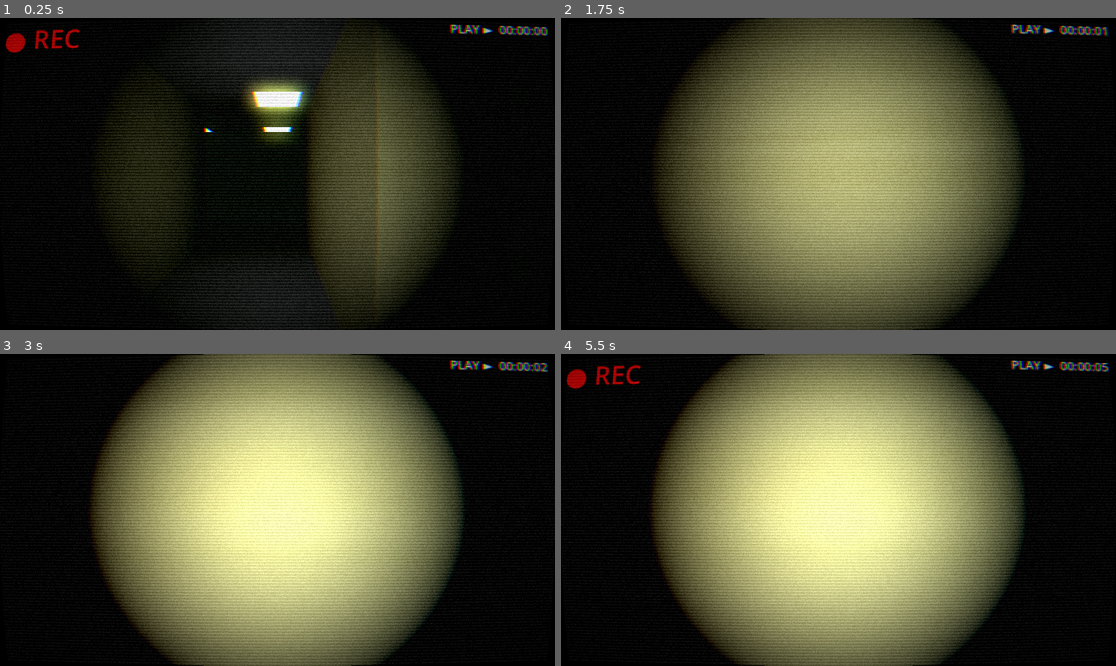
Above: before the commit, frames 1-4 (two rows, left to right).
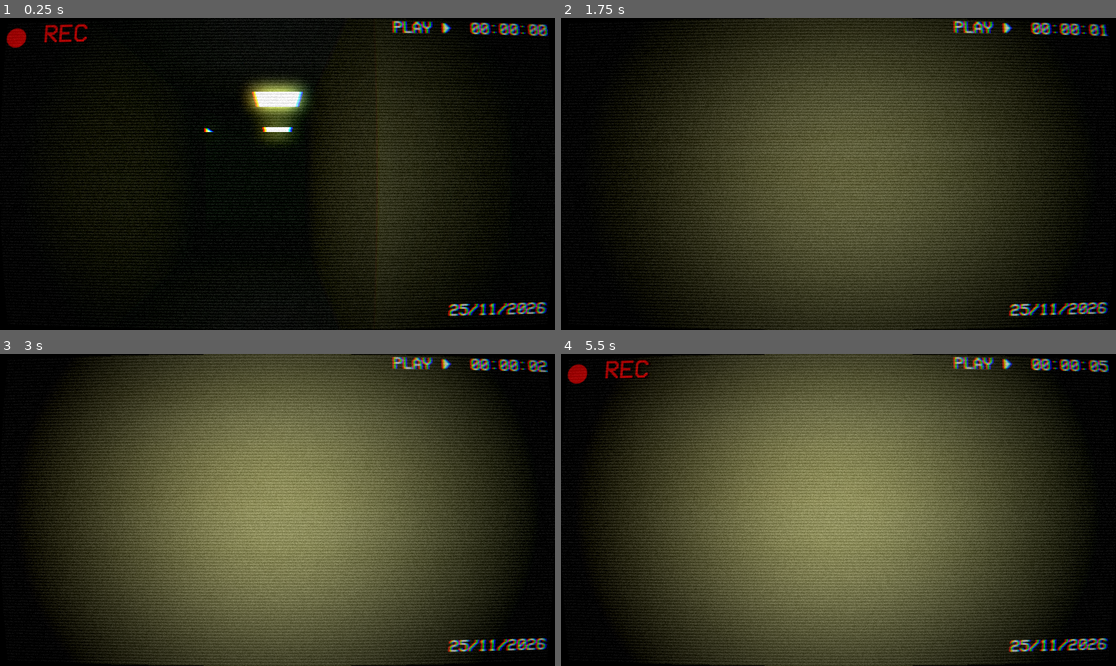
Above: after the commit, the same moments.

Repository: deffeu1/backrooms-del-keke
Game: Godot game, scene res://escenas/nivel_backrooms.tscn
Two runs of this game, one before a commit and one after it. Both use one fixed random seed, a clock stepped at 60 frames per second and the inputs below. Before the commit the project has no main scene; this scene is started directly in both runs.
Inputs (mouse positions are in pixels of both pictures, inside the frame that each line leads up to):
- Up to frame 1 (0.25 s): no input
- Up to frame 2 (1.75 s): tap Enter at 0.5 s; move the mouse to (866, 174) at 0.52 s; hold Up (ui_up) from 0.53 s (still down); tap F at 0.6, 1.55 s; move the mouse to (810, 174) at 1.27 s; tap Shift (correr) at 1.35 s
- Up to frame 3 (3 s): keep holding Up (ui_up); move the mouse to (288, 503) at 2.02 s; tap F at 2.1, 2.85 s; move the mouse to (271, 516) at 2.77 s
- Up to frame 4 (5.5 s): move the mouse to (877, 513) at 3.52 s; hold Shift (correr) 3.53-4.25 s; tap F at 3.8, 5.1 s; tap Escape (ui_cancel) at 4.15 s; release Up (ui_up) at 4.25 s; click (838, 500) at 4.25 s, where only the run after the commit has a clickable "▶ REANUDAR"; move the mouse to (794, 506) at 5.02 s; hold Up (ui_up) from 5.03 s (still down)

The runs differ from the first frame. In frame 1, 13% of the frame differs, in the area x 1-99%, y 0-96%; in frame 2, 48%; in frame 3, 65%; in frame 4, 65%, in the area x 1-99%, y 0-100%.

Commit message:
sonidos de linterna, menu principal, etc etc etc

Diff:
--- a/kekerooms/escenas/jugador.tscn
+++ b/kekerooms/escenas/jugador.tscn
@@ -6,7 +6,11 @@
 [ext_resource type="AudioStream" uid="uid://srq6d61345yx" path="res://assets/SONIDOS/PASOS/pasos gucci (mp3cut.net).wav" id="4_as36m"]
 [ext_resource type="Script" uid="uid://d3eicg8ca3rfl" path="res://scripts/filtro_vhs.gd" id="5_as36m"]
 [ext_resource type="Shader" uid="uid://up3884lduun3" path="res://assets/shaders/vhs.gdshader" id="5_ovq70"]
+[ext_resource type="FontFile" uid="uid://c0ieaud8ksgt3" path="res://assets/tipografia/VCR_OSD_MONO_1.001.ttf" id="6_4mp40"]
 [ext_resource type="AudioStream" uid="uid://dj2vxm3aa1db5" path="res://assets/SONIDOS/RESPIRACION/respiracion.wav" id="7_gjfif"]
+[ext_resource type="Script" uid="uid://bnh4pnjvoriuv" path="res://scripts/menu_pausa.gd" id="9_e85mw"]
+[ext_resource type="AudioStream" uid="uid://cjsweu00h0xju" path="res://assets/SONIDOS/linterna/linterna.wav" id="10_gheh0"]
+[ext_resource type="AudioStream" uid="uid://dncbhywko4htr" path="res://assets/SONIDOS/linterna/shaking linterna.wav" id="11_di65y"]
 
 [sub_resource type="CapsuleShape3D" id="CapsuleShape3D_nly4d"]
 radius = 0.24853516
@@ -19,16 +23,46 @@
 stream_1/stream = ExtResource("3_ovq70")
 stream_2/stream = ExtResource("4_as36m")
 
+[sub_resource type="FontVariation" id="FontVariation_e85mw"]
+base_font = ExtResource("6_4mp40")
+
+[sub_resource type="FontVariation" id="FontVariation_gheh0"]
+base_font = ExtResource("6_4mp40")
+
+[sub_resource type="FontVariation" id="FontVariation_n5bi1"]
+base_font = ExtResource("6_4mp40")
+
+[sub_resource type="StyleBoxEmpty" id="StyleBoxEmpty_dfbng"]
+
 [sub_resource type="ShaderMaterial" id="ShaderMaterial_as36m"]
 shader = ExtResource("5_ovq70")
 shader_parameter/curvatura = 5.66000026885
 shader_parameter/aberracion_cromatica = 0.0030000001425
 shader_parameter/intensidad_ruido = 0.122000005795
-shader_parameter/intensidad_scanlines = 0.054000002564999997
+shader_parameter/intensidad_scanlines = 0.05400000256499999
 shader_parameter/vinieta = 0.90400004294
+
+[sub_resource type="FontVariation" id="FontVariation_4mp40"]
+base_font = ExtResource("6_4mp40")
+
+[sub_resource type="StyleBoxEmpty" id="StyleBoxEmpty_e85mw"]
+
+[sub_resource type="StyleBoxFlat" id="StyleBoxFlat_gheh0"]
+bg_color = Color(1, 1, 0, 1)
+
+[sub_resource type="FontVariation" id="FontVariation_di65y"]
+base_font = ExtResource("6_4mp40")
+
+[sub_resource type="StyleBoxEmpty" id="StyleBoxEmpty_n5bi1"]
+
+[sub_resource type="StyleBoxFlat" id="StyleBoxFlat_dfbng"]
+bg_color = Color(1, 1, 0, 1)
 
 [node name="Jugador" type="CharacterBody3D" unique_id=181360410]
 script = ExtResource("1_tml57")
+duracion_linterna = 5.0
+energia_linterna_base = 0.1
+fuerza_sacudida_minima = 75.0
 
 [node name="CollisionShape3D" type="CollisionShape3D" parent="." unique_id=2143282642]
 transform = Transform3D(1, 0, 0, 0, 1, 0, 0, 0, 1, 0, 0.8366333, 0)
@@ -41,9 +75,9 @@
 transform = Transform3D(1, 0, 0, 0, 1, 0, 0, 0, 1, 0, 0.08659363, 0)
 
 [node name="SpotLight3D" type="SpotLight3D" parent="Cabeza/Camera3D" unique_id=2049878152]
-light_energy = 0.429
+light_energy = 0.4
 spot_range = 3.7673824
-spot_angle = 42.86
+spot_angle = 52.799114
 
 [node name="PasosAudio" type="AudioStreamPlayer3D" parent="." unique_id=786921938]
 stream = SubResource("AudioStreamRandomizer_tml57")
@@ -57,6 +91,7 @@
 size_flags_horizontal = 4
 theme_override_colors/font_color = Color(1, 0, 0, 1)
 theme_override_colors/font_shadow_color = Color(0, 0, 0, 1)
+theme_override_fonts/font = SubResource("FontVariation_e85mw")
 theme_override_font_sizes/font_size = 54
 text = "● REC"
 
@@ -68,8 +103,27 @@
 offset_bottom = 23.0
 grow_horizontal = 0
 size_flags_horizontal = 4
-theme_override_font_sizes/font_size = 26
+theme_override_fonts/font = SubResource("FontVariation_gheh0")
+theme_override_font_sizes/font_size = 35
 text = "PLAY ►  00:00:00"
+
+[node name="Label" type="Label" parent="FiltroVHS" unique_id=973501593]
+anchors_preset = -1
+anchor_left = 0.81900007
+anchor_top = 0.89500004
+anchor_right = 0.99500006
+anchor_bottom = 0.98100007
+offset_left = -2.4880981
+offset_top = 0.039978027
+offset_right = -0.2401123
+offset_bottom = 1.3119507
+size_flags_horizontal = 4
+theme_override_fonts/font = SubResource("FontVariation_n5bi1")
+theme_override_font_sizes/font_size = 35
+theme_override_styles/normal = SubResource("StyleBoxEmpty_dfbng")
+text = "25/11/2026"
+horizontal_alignment = 1
+vertical_alignment = 1
 
 [node name="CapaShaderVHS" type="CanvasLayer" parent="." unique_id=1666225366]
 layer = 2
@@ -83,6 +137,59 @@
 grow_vertical = 2
 mouse_filter = 2
 
-[node name="RespiracionAudio" type="AudioStreamPlayer" parent="." unique_id=1185361374]
+[node name="RespiracionAudio" type="AudioStreamPlayer3D" parent="." unique_id=370489416]
 stream = ExtResource("7_gjfif")
 volume_db = -6.204
+
+[node name="MenuPausa" type="CanvasLayer" parent="." unique_id=1121970323]
+process_mode = 3
+script = ExtResource("9_e85mw")
+
+[node name="ContenedorPausa" type="Control" parent="MenuPausa" unique_id=512707518]
+layout_mode = 3
+anchors_preset = 15
+anchor_right = 1.0
+anchor_bottom = 1.0
+grow_horizontal = 2
+grow_vertical = 2
+
+[node name="ColorRect" type="ColorRect" parent="MenuPausa/ContenedorPausa" unique_id=1152582647]
+layout_mode = 1
+anchors_preset = 15
+anchor_right = 1.0
+anchor_bottom = 1.0
+grow_horizontal = 2
+grow_vertical = 2
+color = Color(0, 0, 0, 0.30588236)
+
+[node name="VBoxContainer" type="VBoxContainer" parent="MenuPausa/ContenedorPausa" unique_id=1474807862]
+layout_mode = 1
+anchors_preset = 8
+anchor_left = 0.5
+anchor_top = 0.5
+anchor_right = 0.5
+anchor_bottom = 0.5
+grow_horizontal = 2
+grow_vertical = 2
+
+[node name="BotonReanudar" type="Button" parent="MenuPausa/ContenedorPausa/VBoxContainer" unique_id=1016685101]
+layout_mode = 2
+theme_override_fonts/font = SubResource("FontVariation_4mp40")
+theme_override_font_sizes/font_size = 29
+theme_override_styles/normal = SubResource("StyleBoxEmpty_e85mw")
+theme_override_styles/hover = SubResource("StyleBoxFlat_gheh0")
+text = "▶ REANUDAR"
+
+[node name="BotonMenu" type="Button" parent="MenuPausa/ContenedorPausa/VBoxContainer" unique_id=1664039961]
+layout_mode = 2
+theme_override_fonts/font = SubResource("FontVariation_di65y")
+theme_override_font_sizes/font_size = 29
+theme_override_styles/normal = SubResource("StyleBoxEmpty_n5bi1")
+theme_override_styles/hover = SubResource("StyleBoxFlat_dfbng")
+text = "■ MENÚ PRINCIPAL"
+
+[node name="LinternaAudio" type="AudioStreamPlayer3D" parent="." unique_id=123826293]
+stream = ExtResource("10_gheh0")
+
+[node name="SacudirLinternaAudio" type="AudioStreamPlayer3D" parent="." unique_id=1406785691]
+stream = ExtResource("11_di65y")
--- /dev/null
+++ b/kekerooms/escenas/menu_principal.tscn
@@ -0,0 +1,93 @@
+[gd_scene format=3 uid="uid://cyg6u15gjqnbm"]
+
+[ext_resource type="PackedScene" uid="uid://e445bfphc5j4" path="res://assets/escenarios 3d/backrooms/backrooms.glb" id="1_37xja"]
+[ext_resource type="Script" uid="uid://c03vcmr5yrst3" path="res://scripts/menu_principal.gd" id="1_p8sbp"]
+[ext_resource type="FontFile" uid="uid://c0ieaud8ksgt3" path="res://assets/tipografia/VCR_OSD_MONO_1.001.ttf" id="2_arcut"]
+[ext_resource type="Shader" uid="uid://up3884lduun3" path="res://assets/shaders/vhs.gdshader" id="4_olkao"]
+
+[sub_resource type="FontVariation" id="FontVariation_qf1q6"]
+base_font = ExtResource("2_arcut")
+
+[sub_resource type="FontVariation" id="FontVariation_p8sbp"]
+base_font = ExtResource("2_arcut")
+
+[sub_resource type="StyleBoxEmpty" id="StyleBoxEmpty_p8sbp"]
+
+[sub_resource type="StyleBoxFlat" id="StyleBoxFlat_p8sbp"]
+bg_color = Color(1, 0.9647059, 0, 1)
+
+[sub_resource type="FontVariation" id="FontVariation_olkao"]
+base_font = ExtResource("2_arcut")
+
+[sub_resource type="StyleBoxEmpty" id="StyleBoxEmpty_olkao"]
+
+[sub_resource type="StyleBoxFlat" id="StyleBoxFlat_olkao"]
+bg_color = Color(1, 0.9647059, 0, 1)
+
+[sub_resource type="ShaderMaterial" id="ShaderMaterial_bddn2"]
+shader = ExtResource("4_olkao")
+shader_parameter/curvatura = 3.5
+shader_parameter/aberracion_cromatica = 0.0025
+shader_parameter/intensidad_ruido = 0.06
+shader_parameter/intensidad_scanlines = 0.12
+shader_parameter/vinieta = 0.65
+
+[node name="MenuPrincipal" type="Control" unique_id=1066112930]
+layout_mode = 3
+anchors_preset = 15
+anchor_right = 1.0
+anchor_bottom = 1.0
+grow_horizontal = 2
+grow_vertical = 2
+script = ExtResource("1_p8sbp")
+
+[node name="backrooms" parent="." unique_id=1012815589 instance=ExtResource("1_37xja")]
+
+[node name="Camera3D" type="Camera3D" parent="." unique_id=280607059]
+transform = Transform3D(1, 0, 0, 0, 1, 0, 0, 0, 1, 14, 1.1883599, -5)
+
+[node name="CapaUI" type="CanvasLayer" parent="." unique_id=145412862]
+
+[node name="Label" type="Label" parent="CapaUI" unique_id=1231023646]
+offset_right = 180.0
+offset_bottom = 77.0
+theme_override_fonts/font = SubResource("FontVariation_qf1q6")
+theme_override_font_sizes/font_size = 80
+text = "KEKEROOMS"
+
+[node name="BotonJugar" type="Button" parent="CapaUI" unique_id=187938447]
+offset_left = 14.0
+offset_top = 322.0
+offset_right = 224.0
+offset_bottom = 392.0
+theme_override_fonts/font = SubResource("FontVariation_p8sbp")
+theme_override_font_sizes/font_size = 46
+theme_override_styles/normal = SubResource("StyleBoxEmpty_p8sbp")
+theme_override_styles/hover = SubResource("StyleBoxFlat_p8sbp")
+text = "▶ JUGAR"
+
+[node name="BotonSalir" type="Button" parent="CapaUI" unique_id=214512690]
+offset_left = 16.0
+offset_top = 414.0
+offset_right = 226.0
+offset_bottom = 484.0
+theme_override_fonts/font = SubResource("FontVariation_olkao")
+theme_override_font_sizes/font_size = 46
+theme_override_styles/normal = SubResource("StyleBoxEmpty_olkao")
+theme_override_styles/hover = SubResource("StyleBoxFlat_olkao")
+text = "■ SALIR"
+
+[node name="CapaShaderVHS" type="CanvasLayer" parent="." unique_id=1198694336]
+layer = 2
+
+[node name="ColorRect" type="ColorRect" parent="CapaShaderVHS" unique_id=796019339]
+material = SubResource("ShaderMaterial_bddn2")
+anchors_preset = 15
+anchor_right = 1.0
+anchor_bottom = 1.0
+grow_horizontal = 2
+grow_vertical = 2
+mouse_filter = 2
+
+[connection signal="pressed" from="CapaUI/BotonJugar" to="." method="_on_boton_jugar_pressed"]
+[connection signal="pressed" from="CapaUI/BotonSalir" to="." method="_on_boton_salir_pressed"]
--- a/kekerooms/escenas/nivel_backrooms.tscn
+++ b/kekerooms/escenas/nivel_backrooms.tscn
@@ -28,6 +28,8 @@
 [node name="Jugador" parent="." index="25" unique_id=181360410 instance=ExtResource("2_geohd")]
 transform = Transform3D(1, 0, 0, 0, 1, 0, 0, 0, 1, 14, -0.14318034, -5)
 bob_frecuencia = 3.0
+duracion_linterna = 30.0
+recarga_por_sacudida = 17.0
 
 [node name="AudioStreamPlayer" type="AudioStreamPlayer" parent="." index="26" unique_id=1058714659]
 stream = ExtResource("3_k84fh")
--- a/kekerooms/project.godot
+++ b/kekerooms/project.godot
@@ -11,6 +11,7 @@
 [application]
 
 config/name="kekerooms"
+run/main_scene="uid://cyg6u15gjqnbm"
 config/features=PackedStringArray("4.6", "Forward Plus")
 config/icon="res://icon.svg"
 
--- a/kekerooms/scripts/jugador.gd
+++ b/kekerooms/scripts/jugador.gd
@@ -12,11 +12,20 @@
 @export var bob_frecuencia := 2.2
 @export var bob_amplitud := 0.05
 
+@export_group("Linterna y Batería")
+@export var duracion_linterna := 35.0       # Segundos totales encendida
+@export var energia_linterna_base := 3.5    # Intensidad normal de tu SpotLight3D
+@export var umbral_parpadeo := 0.30         # Empieza a titilar al 25% de batería
+@export var fuerza_sacudida_minima := 45.0  # Qué tan rápido hay que mover el mouse
+@export var recarga_por_sacudida := 22.0    # Cuánto recarga al agitar
+
 @onready var cabeza: Node3D = $Cabeza
 @onready var camara: Camera3D = $Cabeza/Camera3D
 @onready var linterna: SpotLight3D = $Cabeza/Camera3D/SpotLight3D
 @onready var pasos_audio: AudioStreamPlayer3D = $PasosAudio
-@onready var respiracion_audio: AudioStreamPlayer = $RespiracionAudio
+@onready var respiracion_audio: AudioStreamPlayer3D = $RespiracionAudio
+@onready var linterna_audio: AudioStreamPlayer3D = $LinternaAudio
+@onready var sacudir_audio: AudioStreamPlayer3D = $SacudirLinternaAudio
 
 var gravedad: float = ProjectSettings.get_setting("physics/3d/default_gravity")
 var estamina_actual := 100.0
@@ -24,9 +33,14 @@
 var tiempo_bob := 0.0
 var paso_dado := false
 
+var bateria_linterna := 100.0
+var linterna_descargada := false
+var timer_parpadeo := 0.0
+
 func _ready() -> void:
 	Input.mouse_mode = Input.MOUSE_MODE_CAPTURED
 	estamina_actual = estamina_maxima
+	linterna.light_energy = energia_linterna_base
 
 func _unhandled_input(event: InputEvent) -> void:
 	if event is InputEventMouseMotion and Input.mouse_mode == Input.MOUSE_MODE_CAPTURED:
@@ -34,14 +48,37 @@
 		cabeza.rotate_x(-event.relative.y * sensibilidad_mouse)
 		cabeza.rotation.x = clamp(cabeza.rotation.x, deg_to_rad(-85), deg_to_rad(85))
 
-	if event.is_action_pressed("ui_cancel"):
-		Input.mouse_mode = Input.MOUSE_MODE_VISIBLE
-	elif event is InputEventMouseButton and event.pressed:
-		Input.mouse_mode = Input.MOUSE_MODE_CAPTURED
+		# Detectar sacudida brusca del mouse cuando la linterna está apagada y necesita carga
+		if not linterna.visible and bateria_linterna < 100.0:
+			if event.relative.length() > fuerza_sacudida_minima:
+				_recargar_linterna_por_sacudida()
 
 	if event is InputEventKey and event.pressed and not event.echo:
 		if event.keycode == KEY_F:
-			linterna.visible = not linterna.visible
+			_alternar_linterna()
+
+func _alternar_linterna() -> void:
+	# Siempre suena el click del botón al apretar F
+	var va_a_encender := not linterna.visible
+	linterna_audio.pitch_scale = 1.08 if va_a_encender else 0.92
+	linterna_audio.play()
+
+	if linterna.visible:
+		linterna.visible = false
+	elif not linterna_descargada and bateria_linterna > 5.0:
+		linterna.visible = true
+		linterna.light_energy = energia_linterna_base
+
+func _recargar_linterna_por_sacudida() -> void:
+	bateria_linterna = min(100.0, bateria_linterna + recarga_por_sacudida)
+
+	if not sacudir_audio.playing:
+		sacudir_audio.pitch_scale = randf_range(0.95, 1.05)
+		sacudir_audio.play()
+
+	# Desbloquea la linterna cuando recupera al menos un 30%
+	if linterna_descargada and bateria_linterna >= 30.0:
+		linterna_descargada = false
 
 func _physics_process(delta: float) -> void:
 	if not is_on_floor():
@@ -64,7 +101,7 @@
 		estamina_actual += regeneracion_estamina * delta
 		if estamina_actual >= estamina_maxima:
 			estamina_actual = estamina_maxima
-		if agotado and estamina_actual >= estamina_maxima * 0.8:
+		if agotado and estamina_actual >= estamina_maxima * 0.3:
 			agotado = false
 
 	var velocidad_actual := velocidad_correr if esta_corriendo else velocidad_caminar
@@ -78,6 +115,36 @@
 
 	move_and_slide()
 	_actualizar_headbob(delta, esta_corriendo)
+	_actualizar_linterna(delta)
+
+func _actualizar_linterna(delta: float) -> void:
+	if not linterna.visible:
+		return
+
+	# Descuenta batería según la duración configurada
+	bateria_linterna -= (100.0 / duracion_linterna) * delta
+
+	if bateria_linterna <= 0.0:
+		bateria_linterna = 0.0
+		linterna.visible = false
+		linterna_descargada = true
+		return
+
+	# Destellos/parpadeos antes de apagarse
+	var porcentaje := bateria_linterna / 100.0
+	if porcentaje <= umbral_parpadeo:
+		timer_parpadeo -= delta
+		if timer_parpadeo <= 0.0:
+			if randf() < 0.45:
+				# Caída brusca de luz (destello apagándose)
+				linterna.light_energy = randf_range(0.0, energia_linterna_base * 0.25)
+				timer_parpadeo = randf_range(0.04, 0.12)
+			else:
+				# Vuelve a encender con un poco menos de fuerza
+				linterna.light_energy = energia_linterna_base * randf_range(0.7, 1.0)
+				timer_parpadeo = randf_range(0.08, 0.35)
+	else:
+		linterna.light_energy = energia_linterna_base
 
 func _actualizar_headbob(delta: float, corriendo: bool) -> void:
 	var velocidad_horizontal := Vector2(velocity.x, velocity.z).length()
--- /dev/null
+++ b/kekerooms/scripts/menu_pausa.gd
@@ -0,0 +1,38 @@
+extends CanvasLayer
+
+@export_file("*.tscn") var ruta_menu_principal := "res://escenas/menu_principal.tscn"
+
+@onready var contenedor: Control = $ContenedorPausa
+@onready var boton_reanudar: Button = $ContenedorPausa/VBoxContainer/BotonReanudar
+@onready var boton_menu: Button = $ContenedorPausa/VBoxContainer/BotonMenu
+
+func _ready() -> void:
+	# Empieza oculto y con el juego corriendo
+	contenedor.visible = false
+	get_tree().paused = false
+
+	boton_reanudar.pressed.connect(_reanudar)
+	boton_menu.pressed.connect(_ir_al_menu)
+
+func _unhandled_input(event: InputEvent) -> void:
+	if event.is_action_pressed("ui_cancel"):
+		if get_tree().paused:
+			_reanudar()
+		else:
+			_pausar()
+
+func _pausar() -> void:
+	contenedor.visible = true
+	get_tree().paused = true
+	Input.mouse_mode = Input.MOUSE_MODE_VISIBLE
+
+func _reanudar() -> void:
+	contenedor.visible = false
+	get_tree().paused = false
+	Input.mouse_mode = Input.MOUSE_MODE_CAPTURED
+
+func _ir_al_menu() -> void:
+	# Siempre despausar antes de cambiar de escena
+	get_tree().paused = false
+	Input.mouse_mode = Input.MOUSE_MODE_VISIBLE
+	get_tree().change_scene_to_file(ruta_menu_principal)
--- /dev/null
+++ b/kekerooms/scripts/menu_principal.gd
@@ -0,0 +1,19 @@
+extends Control
+
+@export_file("*.tscn") var ruta_nivel := "res://escenas/nivel_backrooms.tscn"
+
+@onready var boton_jugar: Button = $CapaUI/BotonJugar
+@onready var boton_salir: Button = $CapaUI/BotonSalir
+
+func _ready() -> void:
+	# Asegura que el mouse esté libre si vienes de una pantalla anterior
+	Input.mouse_mode = Input.MOUSE_MODE_VISIBLE
+
+	boton_jugar.pressed.connect(_al_presionar_jugar)
+	boton_salir.pressed.connect(_al_presionar_salir)
+
+func _al_presionar_jugar() -> void:
+	get_tree().change_scene_to_file(ruta_nivel)
+
+func _al_presionar_salir() -> void:
+	get_tree().quit()
Not shown, added: kekerooms/assets/SONIDOS/linterna/linterna.wav.import
Not shown, added: kekerooms/assets/SONIDOS/linterna/shaking linterna.wav.import
Binary file added: kekerooms/assets/tipografia/VCR_OSD_MONO_1.001.ttf
Not shown, added: kekerooms/assets/tipografia/VCR_OSD_MONO_1.001.ttf.import
Not shown, added: kekerooms/scripts/menu_pausa.gd.uid
Not shown, added: kekerooms/scripts/menu_principal.gd.uid
Not shown, added: kekerooms/assets/SONIDOS/linterna/linterna.wav
Not shown, added: kekerooms/assets/SONIDOS/linterna/shaking linterna.wav
